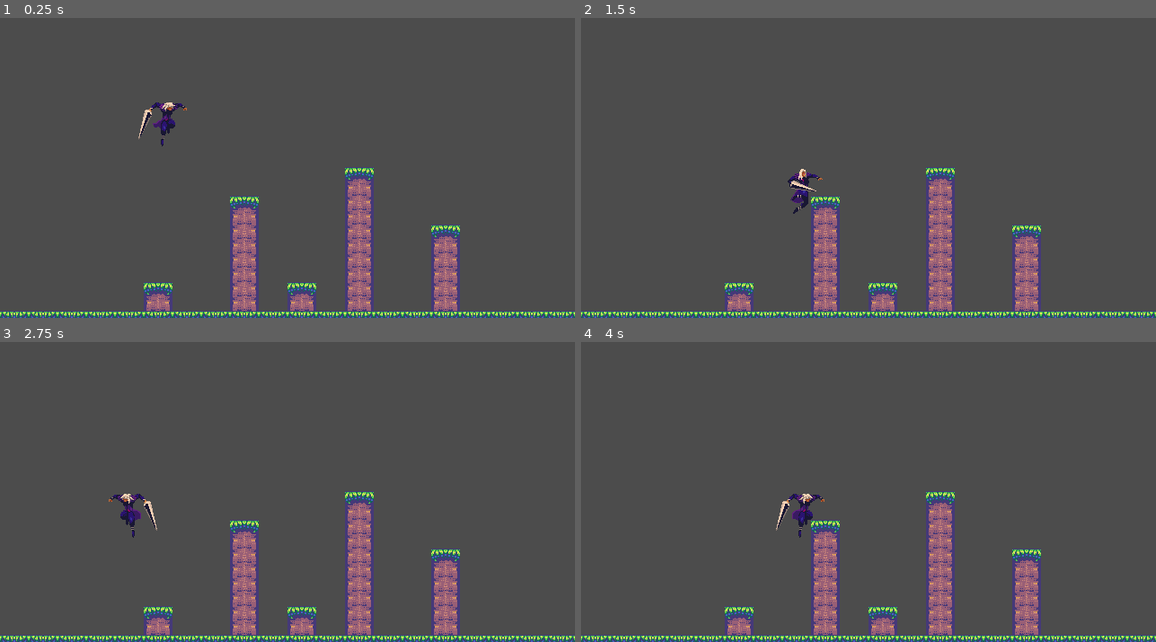
Above: before the commit, frames 1-4 (two rows, left to right).
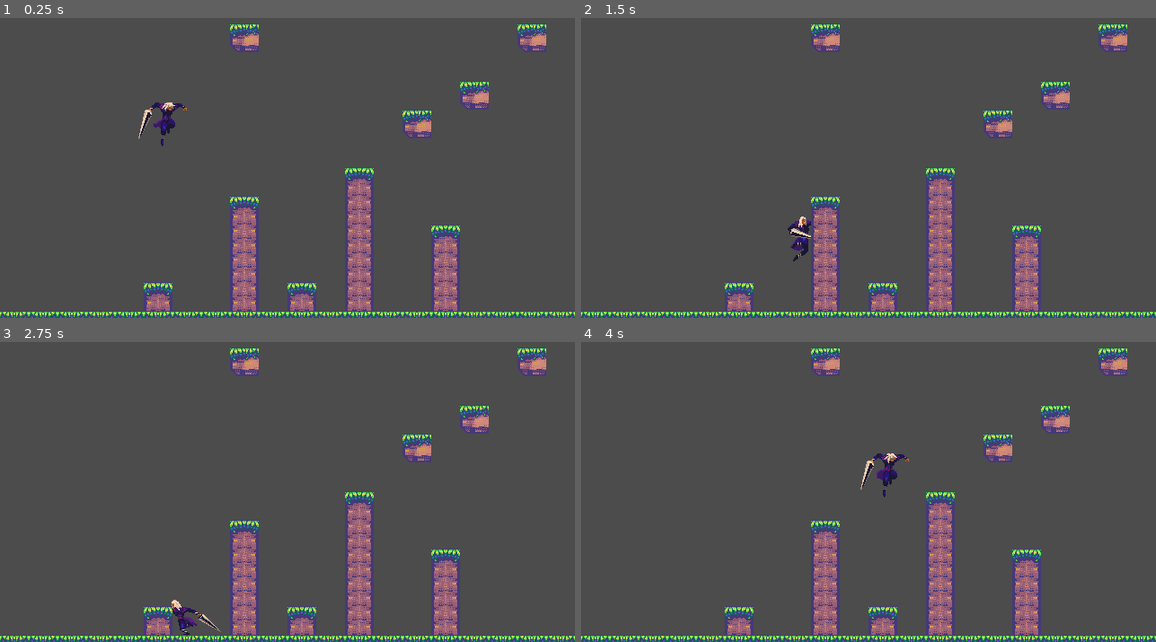
Above: after the commit, the same moments.

Repository: ppantiru/project-godot
Game: Godot game, scene res://StageOne.tscn
The game is run twice, just before and just after one commit, with the same random seed, the same clock (stepped at 60 frames per second) and the same inputs.
Inputs:
- Up to frame 1 (0.25 s): no input
- Up to frame 2 (1.5 s): hold Tab (ui_focus_next) 0.53-1.28 s; hold Right (ui_right) from 0.53 s (still down); tap Up (ui_up) at 0.77, 0.8, 1.07, 1.35 s
- Up to frame 3 (2.75 s): tap Up (ui_up) at 1.52, 1.82, 2.3 s; tap Tab (ui_focus_next) at 1.55 s; release Right (ui_right) at 2.03 s; hold Left (ui_left) from 2.03 s (still down); hold Tab (ui_focus_next) from 2.03 s (still down)
- Up to frame 4 (4 s): release Left (ui_left) at 2.78 s; release Tab (ui_focus_next) at 2.78 s; hold Right (ui_right) from 2.78 s (still down); tap Tab (ui_focus_next) at 2.85 s; tap Up (ui_up) at 3.02, 3.32 s; hold Up (ui_up) from 3.53 s (still down)

The runs differ from the first frame. In frame 1, 1.9% of the frame differs, in the area x 40-95%, y 1-41%; in frame 2, 2.6%; in frame 3, 2.6%; in frame 4, 2.7%, in the area x 33-95%, y 1-66%.

Commit message:
added double jump and glide

Diff:
--- a/Platformer Sandbox/Attack.tscn
+++ b/Platformer Sandbox/Attack.tscn
@@ -24,9 +24,10 @@
 [node name="AnimatedSprite" type="AnimatedSprite" parent="."]
 frames = SubResource( 1 )
 animation = "swoosh"
-frame = 1
+frame = 3
 
 [node name="CollisionShape2D" type="CollisionShape2D" parent="."]
+visible = false
 shape = SubResource( 2 )
 
 [node name="VisibilityNotifier2D" type="VisibilityNotifier2D" parent="."]
--- a/Platformer Sandbox/Player.gd
+++ b/Platformer Sandbox/Player.gd
@@ -9,6 +9,7 @@
 
 var velocity = Vector2()
 var on_ground = false
+var jumpNo = 0
 
 func _physics_process(delta):
 	if Input.is_action_pressed("ui_right"):
@@ -36,15 +37,21 @@
 		if on_ground == true:
 			$AnimatedSprite.play("idle")
 
-	if Input.is_action_pressed("ui_up"):
-		if on_ground == true:
+	if Input.is_action_just_pressed("ui_up"):
+		if on_ground == true or jumpNo < 1:
+			print(jumpNo)
 			velocity.y = JUMP_POWER
+			jumpNo += 1
 			on_ground = false
+
+	if Input.is_action_pressed("ui_focus_next"):
+		velocity.y = -JUMP_POWER/10
 
 	velocity.y += GRAVITY
 
 	if is_on_floor():
 		on_ground = true
+		jumpNo = 0
 	else:
 		on_ground = false
 		if velocity.y < 0:
--- a/Platformer Sandbox/Player.tscn
+++ b/Platformer Sandbox/Player.tscn
@@ -70,7 +70,8 @@
 
 [node name="AnimatedSprite" type="AnimatedSprite" parent="."]
 frames = SubResource( 1 )
-animation = "attack"
+animation = "idle"
+frame = 3
 
 [node name="CollisionShape2D" type="CollisionShape2D" parent="."]
 visible = false
--- a/Platformer Sandbox/StageOne.tscn
+++ b/Platformer Sandbox/StageOne.tscn
@@ -13,4 +13,4 @@
 tile_set = ExtResource( 2 )
 cell_size = Vector2( 32, 32 )
 format = 1
-tile_data = PoolIntArray( 65535, 14, 0, 20, 14, 0, 131071, 14, 0, 65556, 14, 0, 196607, 14, 0, 131092, 14, 0, 262143, 14, 0, 196628, 14, 0, 327679, 14, 0, 262164, 14, 0, 393215, 14, 0, 32770 …(675 unchanged characters)…
+tile_data = PoolIntArray( 65535, 14, 0, 20, 14, 0, 131071, 14, 0, 65544, 6, 0, 65554, 6, 0, 65556, 14, 0, 196607, 14, 0, 131092, 14, 0, 262143, 14, 0, 196624, 6, 0, 196628, 14, 0, 327679, 14, 0, 262158, 6, 0, 262164, 14, 0, 393215, 14, 0, 32770 …(675 unchanged characters)…
